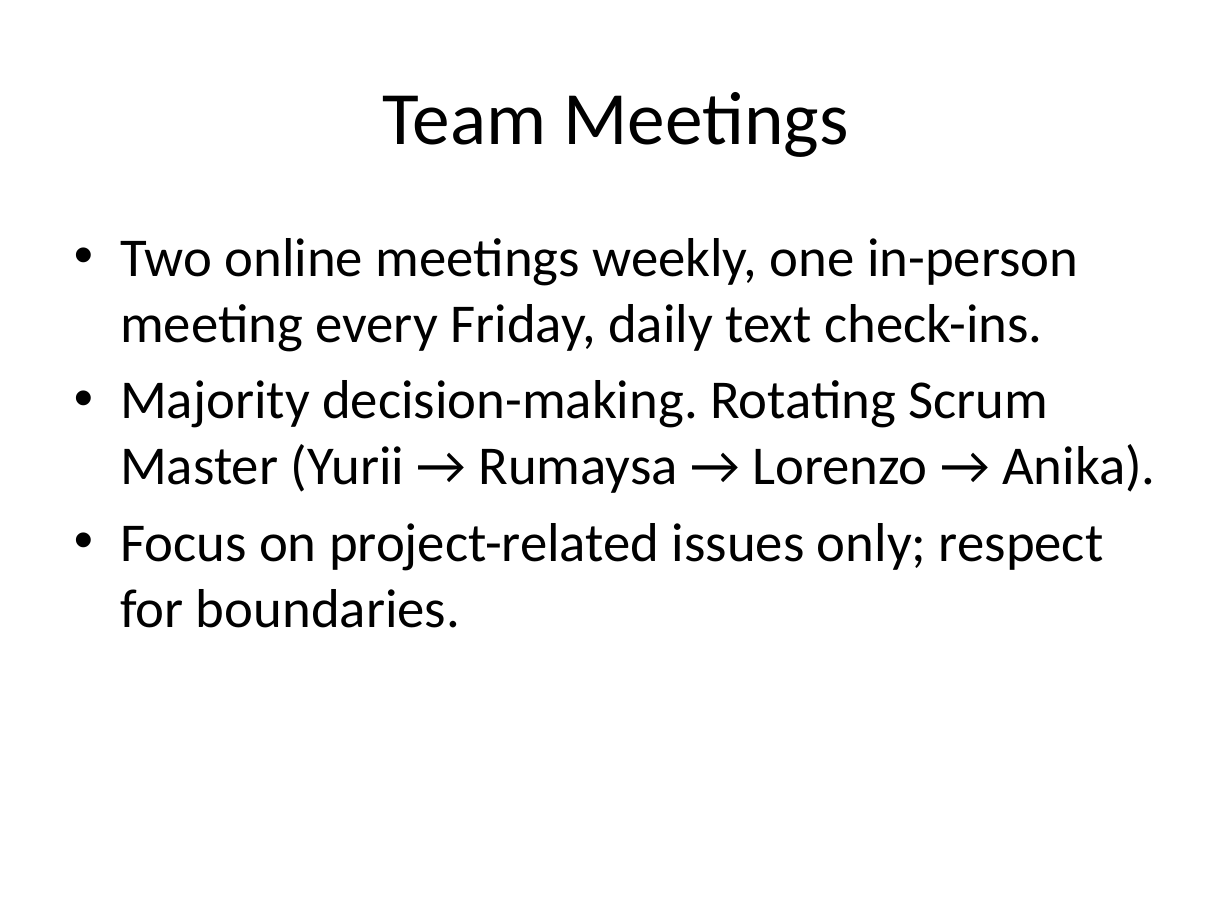
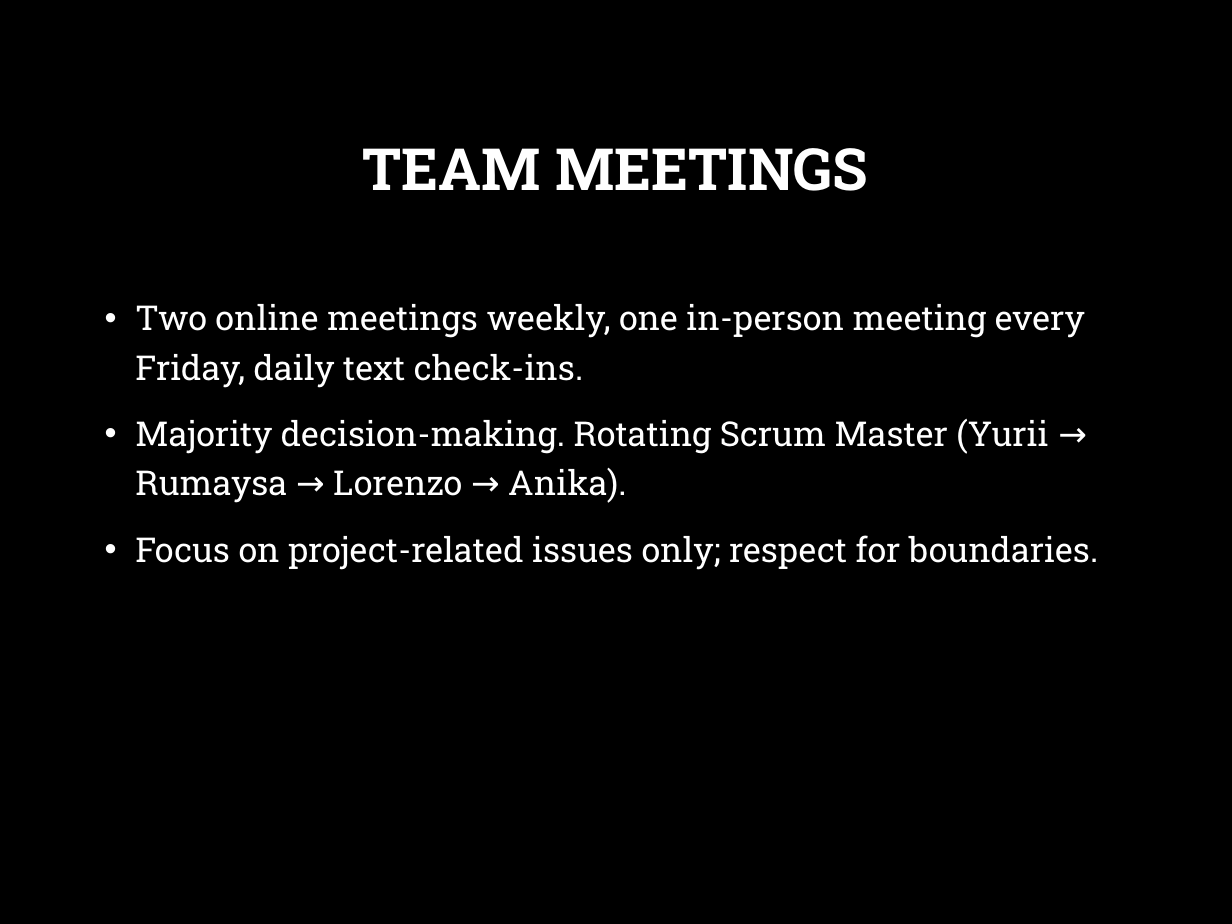
Before and after one commit to yuriiSY/Study-Buddy, a slide deck: slide 6 of Weekly Submissions/Week1/Project Plan.pptx. Drawn at 1232x924 pixels with LibreOffice and Linux fonts; fonts in the diff are those of the drawing; background and template pictures are left out. Boxes give left, top, right and bottom in pixels: in the first picture for what was removed or moved away, otherwise in the second. Text is boxed around its words. In the diff, an @@ line names an element or a change of style, - is before the commit and + after.

```diff
--- a/Weekly Submissions/Week1/Project Plan.pptx
+++ b/Weekly Submissions/Week1/Project Plan.pptx
@@ background #FFFFFF to picture (left out) @@
@@ title at bbox=[363, 148, 868, 191]: text changed; size 44 to 34 pt; font Calibri to Roboto Slab; text colour #000000 to #FFFFFF; bold on @@
-Team Meetings
+TEAM MEETINGS
@@ text "Two online meetings weekly, one ...": place and size @@
-text "Two online meetings weekly, one ..." at bbox=[120, 238, 1156, 628]
+text "Two online meetings weekly, one ..." at bbox=[135, 304, 1098, 570]
@@ text "Two online meetings weekly, one ..." at bbox=[135, 304, 1098, 570]: size 32 to 20 pt, font Calibri to Roboto Slab, text colour #000000 to #FFFFFF; indent changed; line spacing 1 to 1.2; more space between paragraphs @@
```
Also in this commit, not shown: 6 other slides changed, 2 slides added.
